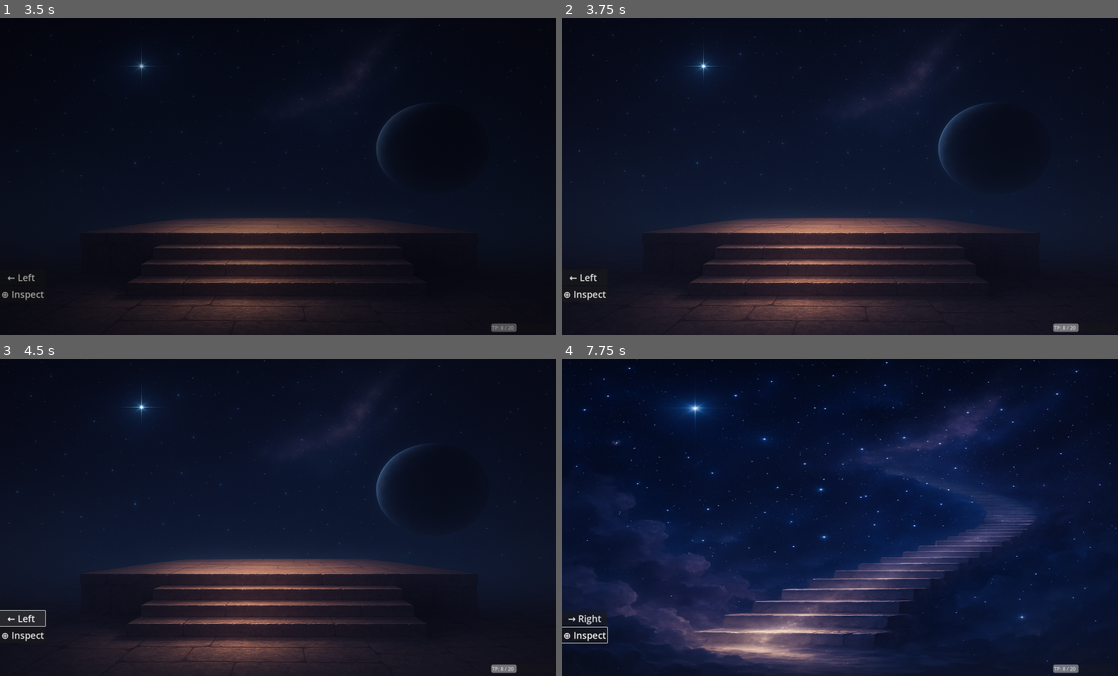
Above: before the commit, frames 1-4 (two rows, left to right).
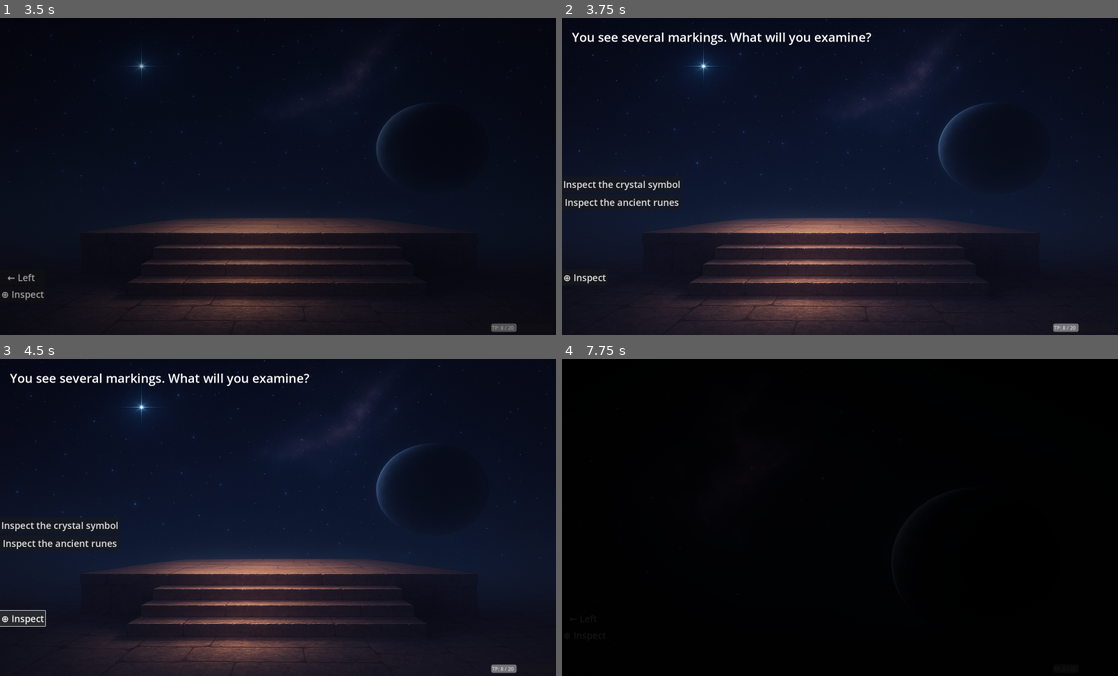
Above: after the commit, the same moments.

Repository: JDSalisbury/godot_Riviera
Game: Godot game, scene res://scenes/title_screen.tscn
The game is run twice, just before and just after one commit, with the same random seed, the same clock (stepped at 60 frames per second) and the same inputs.
Inputs (mouse positions are in pixels of both pictures, inside the frame that each line leads up to):
- Up to frame 1 (3.5 s): click "New Game" at 0.5 s; click "→ Right" at 1.25 s; click "⊕ Inspect" at 2 s; click "Inspect the crystal symbol (T…" at 2.75 s
- Up to frame 2 (3.75 s): hold Right (ui_right) from 3.53 s (still down); hold E (ui_inspect, bound only after the commit) from 3.53 s (still down)
- Up to frame 3 (4.5 s): release Right (ui_right) at 4.25 s; release E (ui_inspect, bound only after the commit) at 4.25 s; click (22, 618) at 4.25 s, where only the run before the commit has a clickable "← Left"
- Up to frame 4 (7.75 s): click (623, 523) at 5 s, where only the run after the commit has a clickable "Inspect the crystal symbol"; click (584, 634) at 5.75 s, where only the run after the commit has a clickable "↑ Up"; hold Down (ui_down) 6.53-7.25 s; tap E (ui_inspect, bound only after the commit) at 6.6 s; click (623, 542) at 7.25 s, where only the run after the commit has a clickable "Inspect the ancient runes"

Frame 1 is identical in both runs. In frame 2, 1.4% of the frame differs, in the area x 0-56%, y 4-90%; in frame 3, 1.4%; in frame 4, 99%, in the area x 0-100%, y 0-100%.

Commit message:
Add hotkey support for movement and inspect
- Supports both Arrow Keys and WASD bindings for navigation
- Adds 'ui_inspect' action for inspecting with E or Enter
- Blocks movement input while inspect choices are visible

Diff:
--- a/project.godot
+++ b/project.godot
@@ -29,8 +29,51 @@
 
 [input]
 
+ui_left={
+"deadzone": 0.5,
+"events": [Object(InputEventKey,"resource_local_to_scene":false,"resource_name":"","device":0,"window_id":0,"alt_pressed":false,"shift_pressed":false,"ctrl_pressed":false,"meta_pressed":false,"pressed":false,"keycode":4194319,"physical_keycode":0,"key_label":0,"unicode":0,"location":0,"echo":false,"script":null)
+, Object(InputEventJoypadButton,"resource_local_to_scene":false,"resource_name":"","device":0,"button_index":13,"pressure":0.0,"pressed":false,"script":null)
+, Object(InputEventJoypadMotion,"resource_local_to_scene":false,"resource_name":"","device":0,"axis":0,"axis_value":-1.0,"script":null)
+, Object(InputEventKey,"resource_local_to_scene":false,"resource_name":"","device":-1,"window_id":0,"alt_pressed":false,"shift_pressed":false,"ctrl_pressed":false,"meta_pressed":false,"pressed":false,"keycode":0,"physical_keycode":65,"key_label":0,"unicode":97,"location":0,"echo":false,"script":null)
+, Object(InputEventKey,"resource_local_to_scene":false,"resource_name":"","device":-1,"window_id":0,"alt_pressed":false,"shift_pressed":false,"ctrl_pressed":false,"meta_pressed":false,"pressed":false,"keycode":0,"physical_keycode":4194319,"key_label":0,"unicode":0,"location":0,"echo":false,"script":null)
+]
+}
+ui_right={
+"deadzone": 0.5,
+"events": [Object(InputEventKey,"resource_local_to_scene":false,"resource_name":"","device":0,"window_id":0,"alt_pressed":false,"shift_pressed":false,"ctrl_pressed":false,"meta_pressed":false,"pressed":false,"keycode":4194321,"physical_keycode":0,"key_label":0,"unicode":0,"location":0,"echo":false,"script":null)
+, Object(InputEventJoypadButton,"resource_local_to_scene":false,"resource_name":"","device":0,"button_index":14,"pressure":0.0,"pressed":false,"script":null)
+, Object(InputEventJoypadMotion,"resource_local_to_scene":false,"resource_name":"","device":0,"axis":0,"axis_value":1.0,"script":null)
+, Object(InputEventKey,"resource_local_to_scene":false,"resource_name":"","device":-1,"window_id":0,"alt_pressed":false,"shift_pressed":false,"ctrl_pressed":false,"meta_pressed":false,"pressed":false,"keycode":0,"physical_keycode":68,"key_label":0,"unicode":100,"location":0,"echo":false,"script":null)
+, Object(InputEventKey,"resource_local_to_scene":false,"resource_name":"","device":-1,"window_id":0,"alt_pressed":false,"shift_pressed":false,"ctrl_pressed":false,"meta_pressed":false,"pressed":false,"keycode":0,"physical_keycode":4194321,"key_label":0,"unicode":0,"location":0,"echo":false,"script":null)
+]
+}
+ui_up={
+"deadzone": 0.5,
+"events": [Object(InputEventKey,"resource_local_to_scene":false,"resource_name":"","device":0,"window_id":0,"alt_pressed":false,"shift_pressed":false,"ctrl_pressed":false,"meta_pressed":false,"pressed":false,"keycode":4194320,"physical_keycode":0,"key_label":0,"unicode":0,"location":0,"echo":false,"script":null)
+, Object(InputEventJoypadButton,"resource_local_to_scene":false,"resource_name":"","device":0,"button_index":11,"pressure":0.0,"pressed":false,"script":null)
+, Object(InputEventJoypadMotion,"resource_local_to_scene":false,"resource_name":"","device":0,"axis":1,"axis_value":-1.0,"script":null)
+, Object(InputEventKey,"resource_local_to_scene":false,"resource_name":"","device":-1,"window_id":0,"alt_pressed":false,"shift_pressed":false,"ctrl_pressed":false,"meta_pressed":false,"pressed":false,"keycode":0,"physical_keycode":87,"key_label":0,"unicode":119,"location":0,"echo":false,"script":null)
+, Object(InputEventKey,"resource_local_to_scene":false,"resource_name":"","device":-1,"window_id":0,"alt_pressed":false,"shift_pressed":false,"ctrl_pressed":false,"meta_pressed":false,"pressed":false,"keycode":0,"physical_keycode":4194320,"key_label":0,"unicode":0,"location":0,"echo":false,"script":null)
+]
+}
+ui_down={
+"deadzone": 0.5,
+"events": [Object(InputEventKey,"resource_local_to_scene":false,"resource_name":"","device":0,"window_id":0,"alt_pressed":false,"shift_pressed":false,"ctrl_pressed":false,"meta_pressed":false,"pressed":false,"keycode":4194322,"physical_keycode":0,"key_label":0,"unicode":0,"location":0,"echo":false,"script":null)
+, Object(InputEventJoypadButton,"resource_local_to_scene":false,"resource_name":"","device":0,"button_index":12,"pressure":0.0,"pressed":false,"script":null)
+, Object(InputEventJoypadMotion,"resource_local_to_scene":false,"resource_name":"","device":0,"axis":1,"axis_value":1.0,"script":null)
+, Object(InputEventKey,"resource_local_to_scene":false,"resource_name":"","device":-1,"window_id":0,"alt_pressed":false,"shift_pressed":false,"ctrl_pressed":false,"meta_pressed":false,"pressed":false,"keycode":0,"physical_keycode":83,"key_label":0,"unicode":115,"location":0,"echo":false,"script":null)
+, Object(InputEventKey,"resource_local_to_scene":false,"resource_name":"","device":-1,"window_id":0,"alt_pressed":false,"shift_pressed":false,"ctrl_pressed":false,"meta_pressed":false,"pressed":false,"keycode":0,"physical_keycode":4194322,"key_label":0,"unicode":0,"location":0,"echo":false,"script":null)
+]
+}
 ui_inventory={
 "deadzone": 0.5,
 "events": [Object(InputEventKey,"resource_local_to_scene":false,"resource_name":"","device":-1,"window_id":0,"alt_press …(192 unchanged characters)…
 ]
 }
+ui_inspect={
+"deadzone": 0.5,
+"events": [Object(InputEventKey,"resource_local_to_scene":false,"resource_name":"","device":-1,"window_id":0,"alt_pressed":false,"shift_pressed":false,"ctrl_pressed":false,"meta_pressed":false,"pressed":false,"keycode":0,"physical_keycode":69,"key_label":0,"unicode":101,"location":0,"echo":false,"script":null)
+, Object(InputEventKey,"resource_local_to_scene":false,"resource_name":"","device":-1,"window_id":0,"alt_pressed":false,"shift_pressed":false,"ctrl_pressed":false,"meta_pressed":false,"pressed":false,"keycode":0,"physical_keycode":76,"key_label":0,"unicode":108,"location":0,"echo":false,"script":null)
+, Object(InputEventKey,"resource_local_to_scene":false,"resource_name":"","device":-1,"window_id":0,"alt_pressed":false,"shift_pressed":false,"ctrl_pressed":false,"meta_pressed":false,"pressed":false,"keycode":0,"physical_keycode":32,"key_label":0,"unicode":32,"location":0,"echo":false,"script":null)
+]
+}
--- a/scripts/look_mode.gd
+++ b/scripts/look_mode.gd
@@ -11,6 +11,20 @@
 func _unhandled_input(event):
 	if event.is_action_pressed("ui_inventory"):
 		$InventoryPopup.toggle()
+
+	if $ChoiceBox.visible:
+		return  # Block movement while choosing
+
+	if event.is_action_pressed("ui_left"):
+		trigger_left()
+	elif event.is_action_pressed("ui_right"):
+		trigger_right()
+	elif event.is_action_pressed("ui_up"):
+		trigger_up()
+	elif event.is_action_pressed("ui_down"):
+		trigger_down()
+	elif event.is_action_pressed("ui_inspect"):
+		trigger_inspect()
 
 
 func fade_to_black(callback: Callable):
